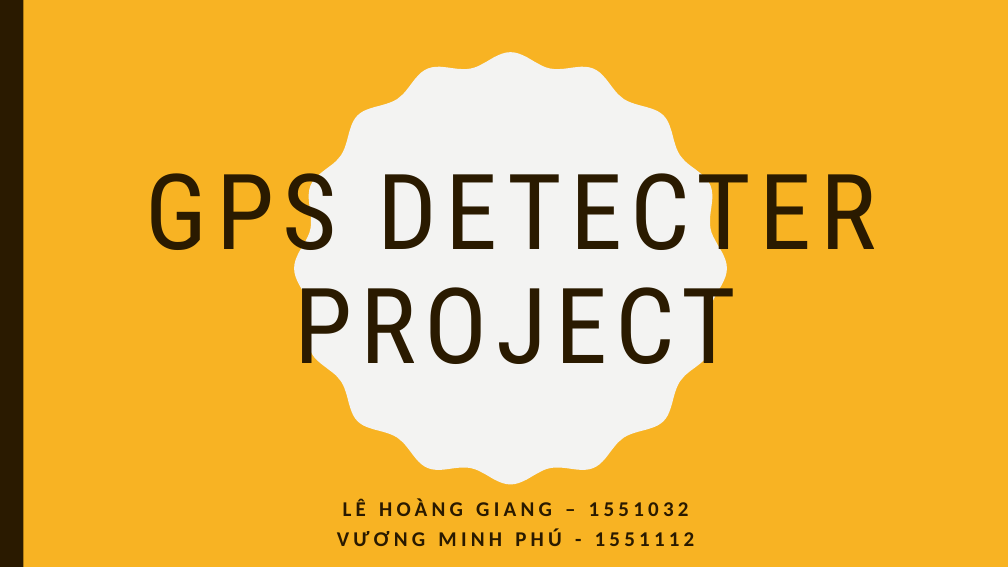
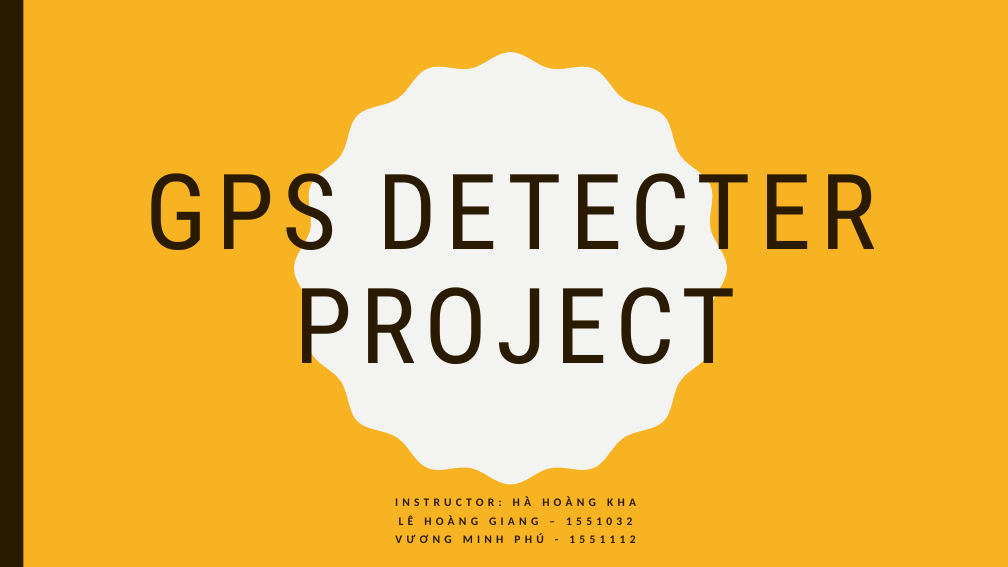
Before and after one commit to GiangHLe/GPS, a slide deck: slide 1 of GPS DETECTER PROJECT.pptx. Drawn at 1008x567 pixels with LibreOffice and Linux fonts; fonts in the diff are those of the drawing. Boxes give left, top, right and bottom in pixels: in the first picture for what was removed or moved away, otherwise in the second. Text is boxed around its words. In the diff, an @@ line names an element or a change of style, - is before the commit and + after.

```diff
--- a/GPS DETECTER PROJECT.pptx
+++ b/GPS DETECTER PROJECT.pptx
@@ subtitle at (x1=395, y1=497, x2=636, y2=506): paragraph added @@
+INSTRUCTOR: HÀ HOÀNG KHA
@@ subtitle at (x1=395, y1=515, x2=635, y2=543): size 20 to 11 pt in "LÊ HOÀNG GIANG – 1551032", "VƯƠNG MINH PHÚ - 1551112"; line spacing 0.9 to 0.8 @@
```
Also in this commit, not shown: 1 other slide changed, 5 slides removed, 2 other files.
